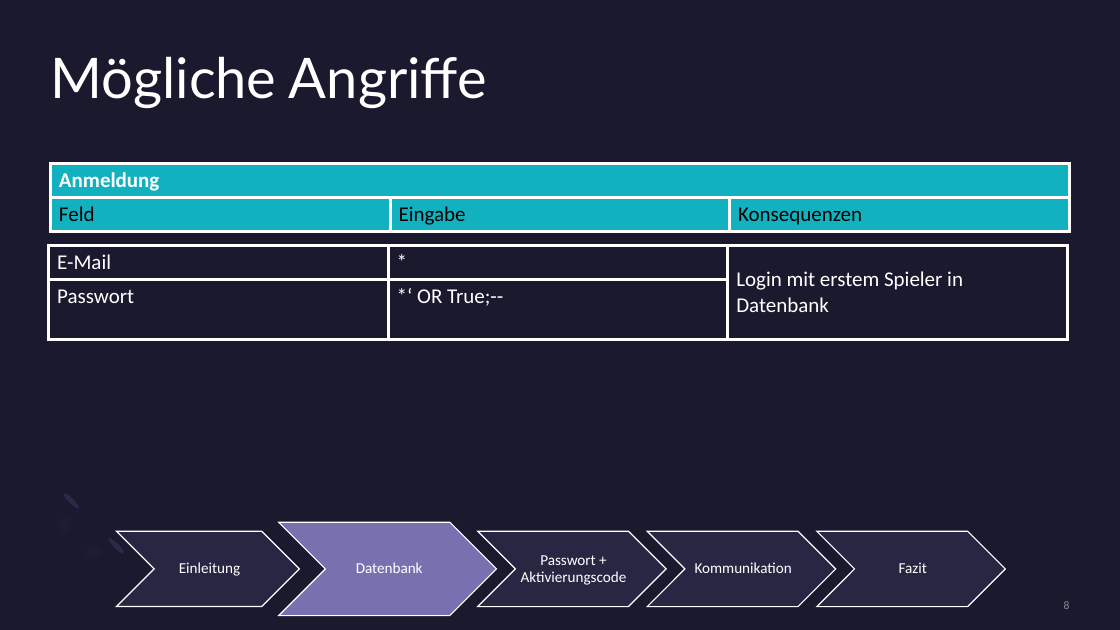
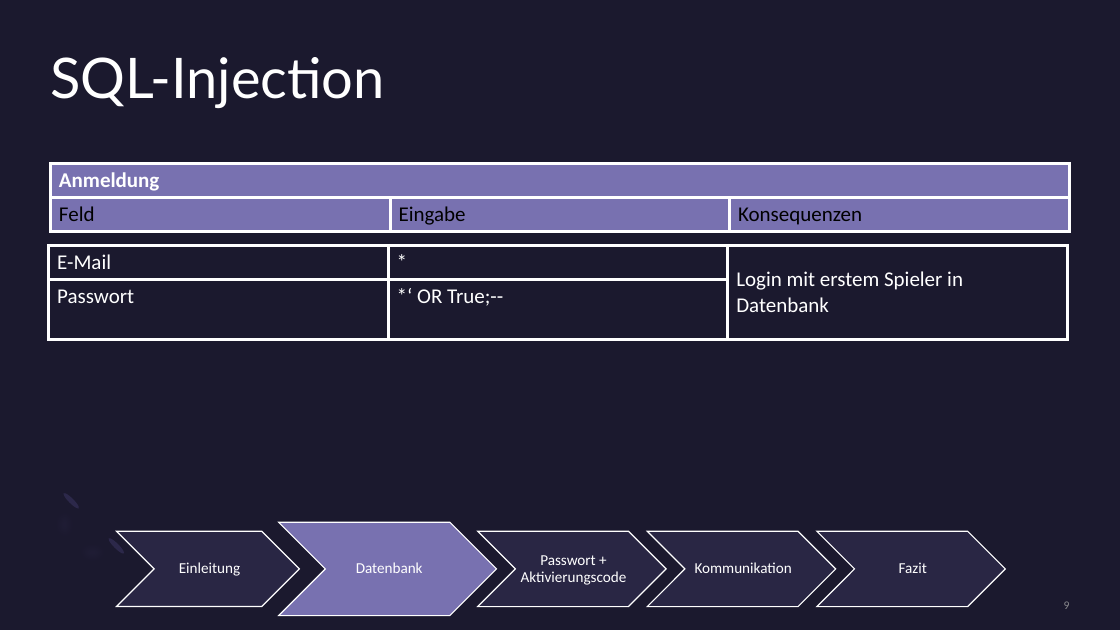
Before and after one commit to hagengruber/chess_server_strong, a slide deck: slide 9 of Alternativ Version.pptx (slide 8 before the commit). Drawn at 1120x630 pixels with LibreOffice and Linux fonts; fonts in the diff are those of the drawing. Boxes give left, top, right and bottom in pixels: in the first picture for what was removed or moved away, otherwise in the second. Text is boxed around its words. In the diff, an @@ line names an element or a change of style, - is before the commit and + after.

```diff
--- a/Alternativ Version.pptx
+++ b/Alternativ Version.pptx
@@ title at bbox=[51, 57, 385, 108]: text changed @@
-Mögliche Angriffe
+SQL-Injection
@@ table at bbox=[50, 164, 1069, 232] @@
@@ fill #12B1BF to #7871B0 in 4 cells @@
```
Also in this commit, not shown: 4 other slides changed, 5 slides added.
